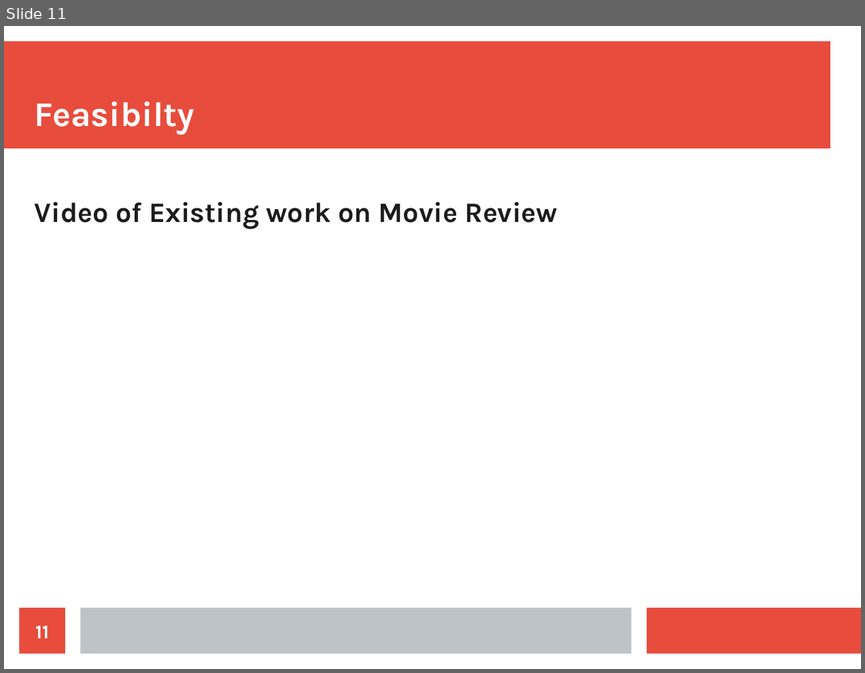
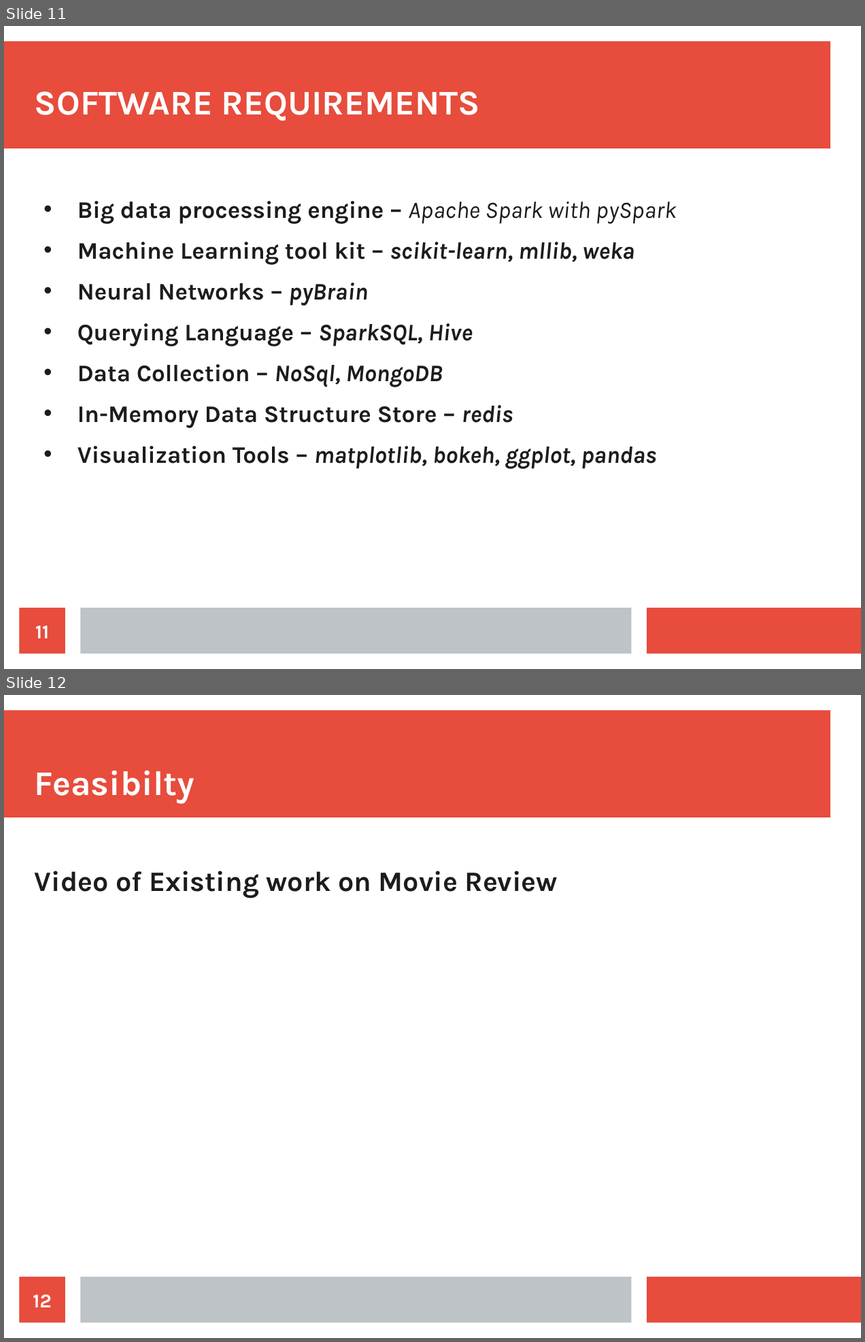
Before and after one commit to sjayakum/sentiment-analysis, a slide deck: Project Approval Presentation/Project Review Presentation.odp. Shown one above the other, each under a label of ours: slide 11 before the commit, slides 11 and 12 after it. The pictures are 865x673 and 865x1342 pixels, drawn with LibreOffice and Linux fonts; fonts in the diff are those of the drawing. Boxes give left, top, right and bottom in pixels: in the first picture for what was removed or moved away, otherwise in the second. Text is boxed around its words. In the diff, an @@ line names an element or a change of style, - is before the commit and + after.

```diff
--- a/Project Approval Presentation/Project Review Presentation.odp
+++ b/Project Approval Presentation/Project Review Presentation.odp
@@ slide 11 added at [4,26,861,669], background #FFFFFF; not listed: 3 template elements that a slide beside it also shows @@
@@ title added at [35,91,480,121], 32 pt, text #FFFFFF, bold @@
+SOFTWARE REQUIREMENTS
@@ text added at [77,201,677,469], 22 pt, text #1C1C1C, bold @@
+• Big data processing engine – Apache Spark with pySpark
+• Machine Learning tool kit – scikit-learn, mllib, weka
+• Neural Networks – pyBrain
+• Querying Language – SparkSQL, Hive
+• Data Collection – NoSql, MongoDB
+• In-Memory Data Structure Store – redis
+• Visualization Tools – matplotlib, bokeh, ggplot, pandas
@@ page number added at [20,607,65,654], fill #E74C3C, 18 pt, text #FFFFFF, bold @@
+11
@@ what was slide 11 is now slide 12 @@
@@ page number at [33,1294,51,1307]: text changed @@
-11
+12
```
Also in this commit, not shown: 8 other files.
